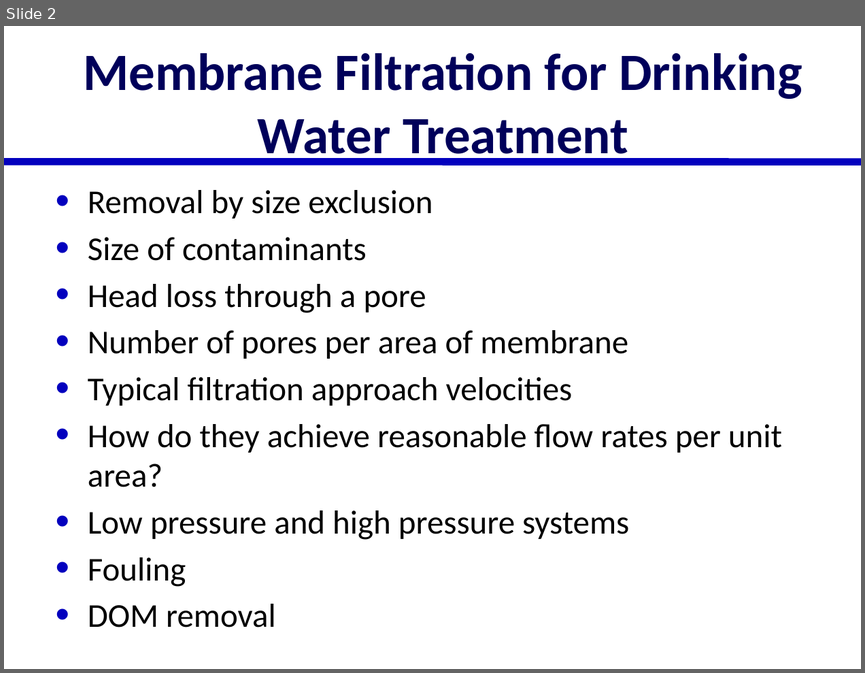
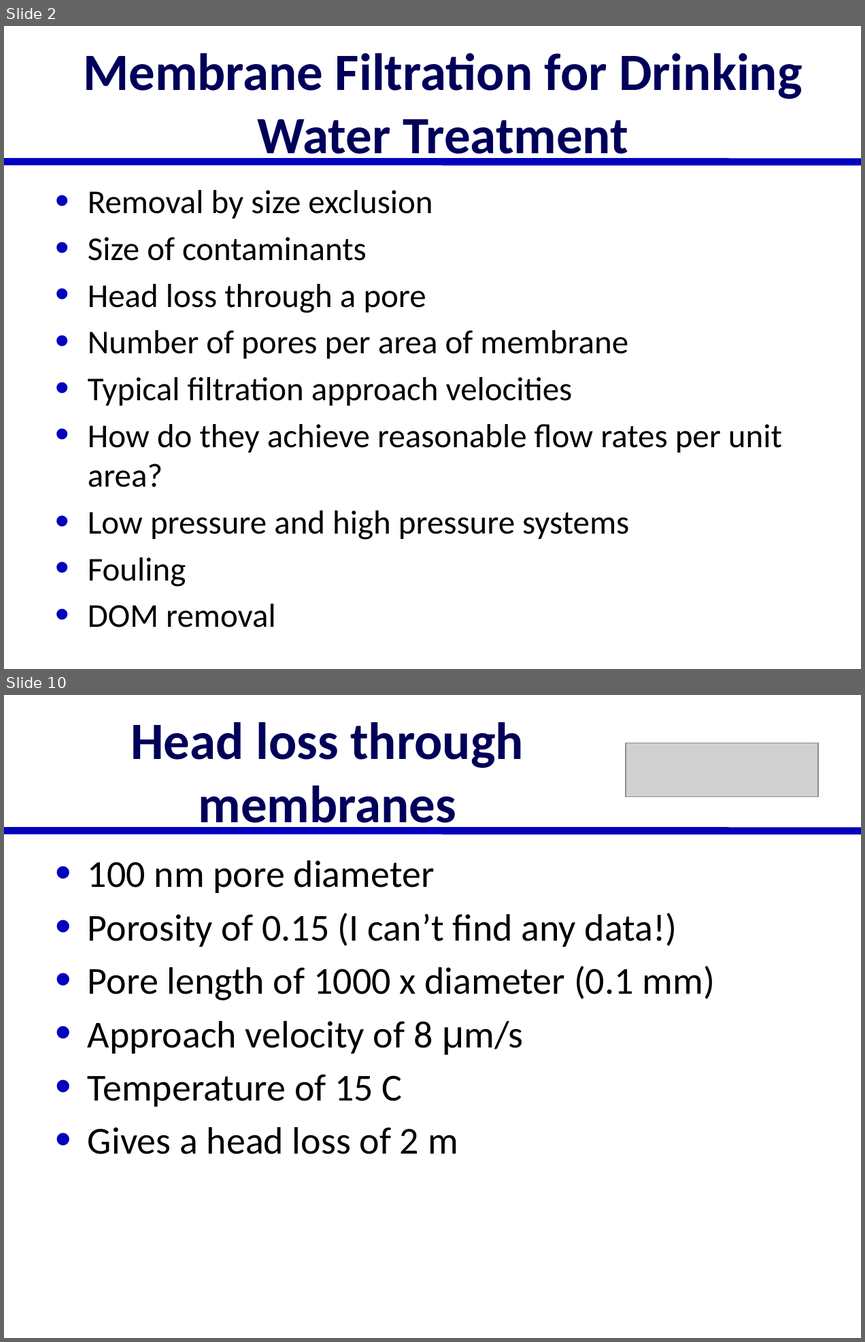
Before and after one commit to AguaClara/SWOT, a slide deck: Lectures/In Class/Membrane Filtration.pptx. Shown one above the other, each under a label of ours: slide 2 before the commit, slides 2 and 10 after it; the slides between them are not shown. The pictures are 865x673 and 865x1342 pixels, drawn with LibreOffice and Linux fonts; fonts in the diff are those of the drawing; grey boxes stand for pictures. Boxes give left, top, right and bottom in pixels: in the first picture for what was removed or moved away, otherwise in the second. Text is boxed around its words. In the diff, an @@ line names an element or a change of style, - is before the commit and + after.

Commit message:
membranes

```diff
--- a/Lectures/In Class/Membrane Filtration.pptx
+++ b/Lectures/In Class/Membrane Filtration.pptx
@@ slide 10 added at (4,695,861,1338), background #FFFFFF; not listed: 1 template element that a slide beside it also shows @@
@@ title added at (130,722,524,834), 44 pt, text #00005A, bold @@
+Head loss through membranes
@@ picture added at (626,743,818,797) @@
@@ text added at (88,860,715,1154), 32 pt, text #000000 @@
+• 100 nm pore diameter
+• Porosity of 0.15 (I can’t find any data!)
+• Pore length of 1000 x diameter (0.1 mm)
+• Approach velocity of 8 μm/s
+• Temperature of 15 C
+• Gives a head loss of 2 m
```
Also in this commit, not shown: 1 slide changed, 11 other slides added, 1 slide removed, 3 other files.
